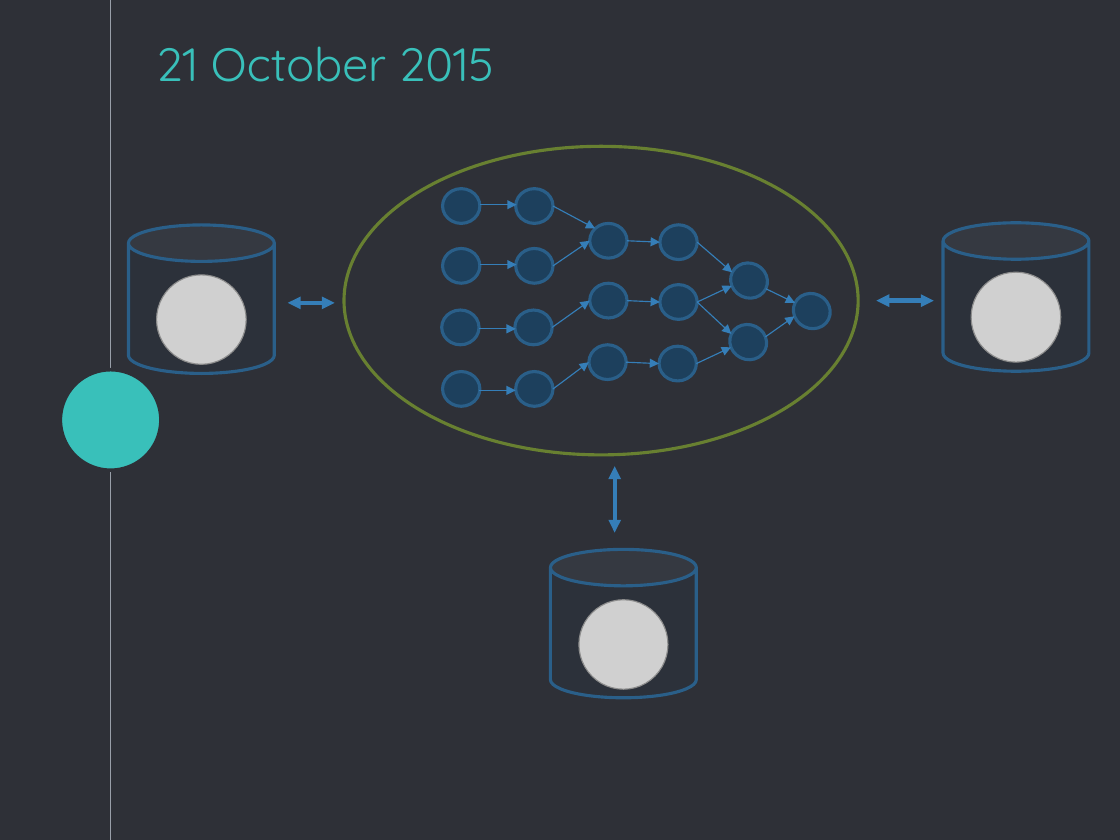
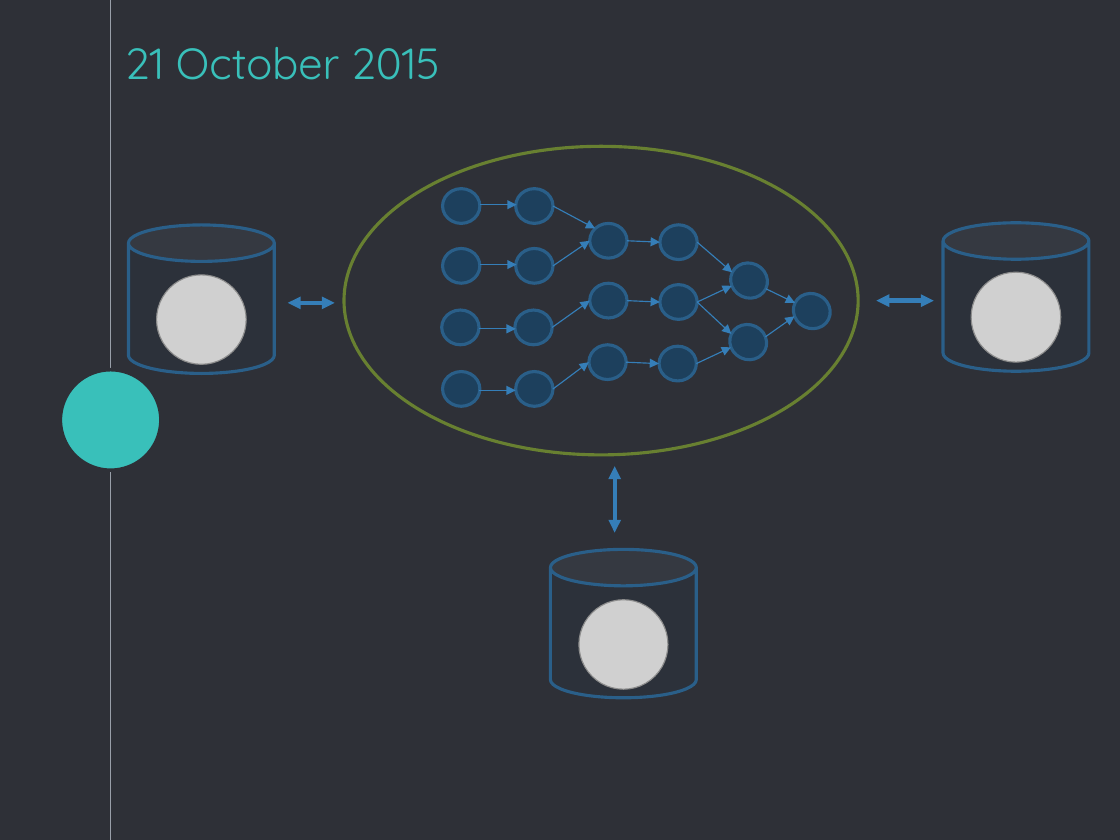
Before and after one commit to vaibhav90/Reading_Exam, a slide deck: slide 10 of Presentation/Eleanor.pptx. Drawn at 1120x840 pixels with LibreOffice and Linux fonts; fonts in the diff are those of the drawing; grey boxes stand for pictures. Boxes give left, top, right and bottom in pixels: in the first picture for what was removed or moved away, otherwise in the second. Text is boxed around its words. In the diff, an @@ line names an element or a change of style, - is before the commit and + after.

```diff
--- a/Presentation/Eleanor.pptx
+++ b/Presentation/Eleanor.pptx
@@ title "21 October 2015": place and size @@
-title "21 October 2015" at (156,46,494,82)
+title "21 October 2015" at (125,47,440,80)
@@ title "21 October 2015" at (125,47,440,80): size 30 to 28 pt @@
```
Also in this commit, not shown: 13 other slides changed, 4 slides removed.
